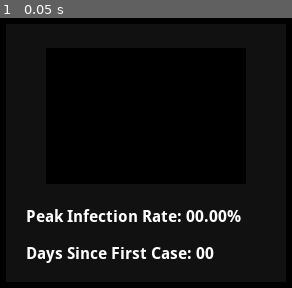
Above: before the commit, frame 1.
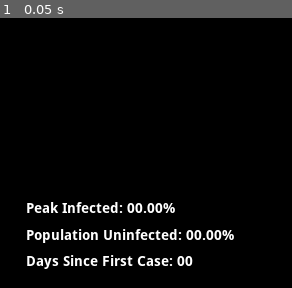
Above: after the commit, the same moment.

Repository: jonjondev/curve-flattener
Game: Godot game, scene res://scenes/game_over.tscn
Same seed, same stepped clock (60 frames per second), same inputs: the game is played once before the commit and once after it. This scene is started directly instead of the project's main scene.
Inputs:
- Up to frame 1 (0.05 s): no input

The runs differ from the first frame. In frame 1, 6.7% of the frame differs, in the area x 9-83%, y 68-93%.
Error in both runs: Invalid set index 'anchor_left' (on base: 'null instance') with value of type 'float'. (res://scripts/game_over.gd:5)

Commit message:
Made end game scene display game stats

Diff:
--- a/scenes/game_over.tscn
+++ b/scenes/game_over.tscn
@@ -5,9 +5,9 @@
 [ext_resource path="res://fonts/DroidSans-Bold.ttf" type="DynamicFontData" id=3]
 
 [sub_resource type="DynamicFont" id=1]
-size = 21
-extra_spacing_top = 10
-extra_spacing_bottom = 10
+size = 18
+extra_spacing_top = 5
+extra_spacing_bottom = 5
 font_data = ExtResource( 3 )
 
 [node name="Control" type="Control"]
@@ -32,7 +32,7 @@
 anchor_top = 0.05
 anchor_right = 0.925
 anchor_bottom = 0.6
-color = Color( 0.0705882, 0.0705882, 0.0705882, 1 )
+color = Color( 0, 0, 0, 1 )
 __meta__ = {
 "_edit_use_anchors_": false
 }
@@ -56,7 +56,8 @@
 anchor_right = 0.9
 anchor_bottom = 0.6
 custom_fonts/font = SubResource( 1 )
-text = "Peak Infection Rate: 00.00%
+text = "Peak Infected: 00.00%
+Population Uninfected: 00.00%
 Days Since First Case: 00"
 valign = 1
 __meta__ = {
--- a/scripts/game_over.gd
+++ b/scripts/game_over.gd
@@ -6,6 +6,8 @@
 	$Graph.anchor_top = 0.1
 	$Graph.anchor_right = 0.9
 	$Graph.anchor_bottom = 0.9
+
+	$CanvasLayer/Label.text = "Peak Infected: " + str($Graph.peak_infection_rate) + "%\nPopulation Uninfected: " + str($Graph.total_uninfected) + "%\nDays Since First Case: " + str($Graph.current_day)
 
 	yield(VisualServer, 'frame_post_draw')
 
--- a/scripts/stats.gd
+++ b/scripts/stats.gd
@@ -8,6 +8,9 @@
 
 var current_day = 0
 
+var peak_infection_rate = 0
+var total_uninfected
+
 func _ready():
 	$Timer.connect("timeout", self, "update_stats")
 
@@ -16,8 +19,13 @@
 	current_infections = get_tree().get_nodes_in_group("infected").size()
 	current_immune = get_tree().get_nodes_in_group("immune").size()
 	total_population = get_tree().get_nodes_in_group("node").size()
+
+	var infection_rate = stepify((float(current_infections) / float(total_population) * 100), 0.01)
+	if infection_rate > peak_infection_rate:
+		peak_infection_rate = infection_rate
+
 	$"../Info/DaysLabel".text = "Days Passed: " + str(current_day)
-	$"../Info/InfectionsLabel".text = "Current Infections: " + str(stepify((float(current_infections) / float(total_population) * 100), 0.01)) + "%"
+	$"../Info/InfectionsLabel".text = "Current Infections: " + str(infection_rate) + "%"
 
 	var new_infections_bar = bar_scene.instance()
 	new_infections_bar.rect_size = Vector2(rect_size.x, (rect_size.y/total_population)*current_infections)
@@ -46,5 +54,6 @@
 		bar.rect_position = Vector2(new_width*i + (new_width/4), 0)
 
 	if current_infections <= 0:
+		total_uninfected = stepify((float(total_population - current_immune) / float(total_population) * 100), 0.01)
 		SceneManager.end_game(get_parent())
 		$Timer.stop()
